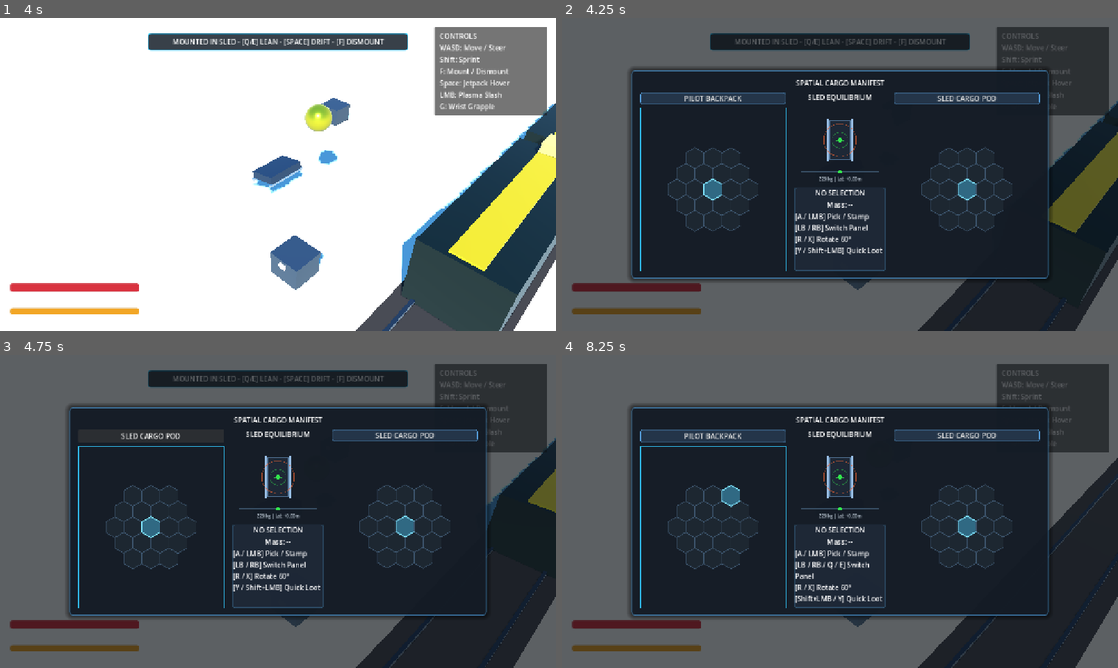
Above: before the commit, frames 1-4 (two rows, left to right).
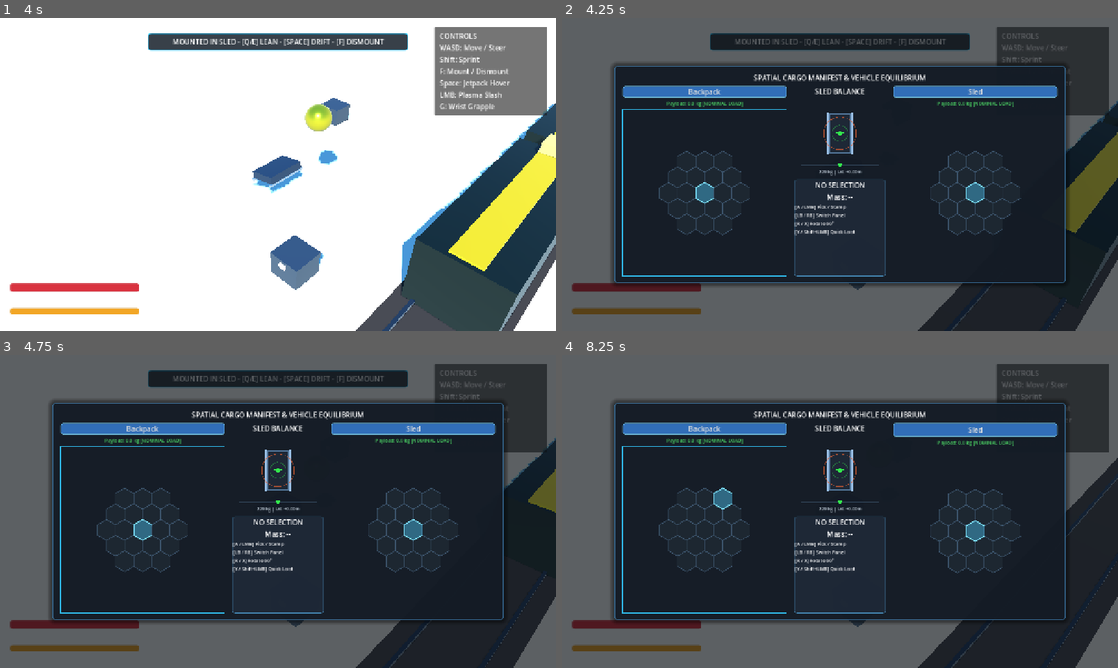
Above: after the commit, the same moments.

Repository: mcintalmo/drift
Game: Godot game, scene res://scenes/world/TrainHeistProvingGrounds.tscn
Same seed, same stepped clock (60 frames per second), same inputs: the game is played once before the commit and once after it. This scene is started directly instead of the project's main scene.
Inputs (mouse positions are in pixels of both pictures, inside the frame that each line leads up to):
- Up to frame 1 (4 s): tap Enter (ui_accept) at 0.5, 0.77, 3.77 s; move the mouse to (400, 158) at 0.52 s; hold E (pilot_lean_right) 0.53-1.25 s; hold Shift (sprint) 0.53-1.25 s; click (400, 158) at 0.67 s; drag from (166, 190) to (250, 237) at 1.27 s; move the mouse to (333, 105) at 2.02 s; hold E (pilot_lean_right) 2.03-2.75 s; hold F (pilot_mount_dismount) 2.03-2.75 s; click (333, 105) at 2.17 s; tap Shift (sprint) at 2.3 s; drag from (250, 237) to (111, 127) at 2.77 s; move the mouse to (444, 221) at 3.52 s; hold Q (pilot_lean_left) from 3.53 s (still down); hold Shift (sprint) from 3.53 s (still down); click (444, 221) at 3.67 s
- Up to frame 2 (4.25 s): keep holding Q (pilot_lean_left); keep holding Shift (sprint); tap Tab (pause_inventory) at 4.15 s
- Up to frame 3 (4.75 s): release Q (pilot_lean_left) at 4.25 s; release Shift (sprint) at 4.25 s; click (150, 436) at 4.25 s, where only the run before the commit has a clickable "PILOT BACKPACK"
- Up to frame 4 (8.25 s): click (712, 436) at 5 s, where only the run before the commit has a clickable "SLED CARGO POD"; click (712, 436) at 5.75 s, where only the run before the commit has a clickable "GROUND CRATE"; click (706, 430) at 6.5 s, where only the run after the commit has a clickable "Backpack"; click (973, 430) at 7.25 s, where only the run after the commit has a clickable "Sled"; drag from (712, 527) to (756, 433) at 8.02 s

Frame 1 is identical in both runs. In frame 2, 15% of the frame differs, in the area x 9-91%, y 14-86%; in frame 3, 15%; in frame 4, 15%.

Commit message:
Implement interactive tab bars with mutual exclusion, dynamic encumbrance, and live payload tiers

Diff:
--- a/scenes/ui/HexInventoryUI.tscn
+++ b/scenes/ui/HexInventoryUI.tscn
@@ -18,17 +18,25 @@
 shadow_color = Color(0, 0, 0, 0.5)
 shadow_size = 12
 
-[sub_resource type="StyleBoxFlat" id="StyleBoxFlat_tab_btn"]
-bg_color = Color(0.15, 0.22, 0.3, 0.9)
+[sub_resource type="StyleBoxFlat" id="StyleBoxFlat_tab_active"]
+bg_color = Color(0.2, 0.45, 0.75, 0.95)
+border_width_left = 1
+border_width_top = 1
+border_width_right = 1
+border_width_bottom = 2
+border_color = Color(0.5, 0.85, 1.0, 1.0)
+corner_radius_top_left = 4
+corner_radius_top_right = 4
+
+[sub_resource type="StyleBoxFlat" id="StyleBoxFlat_tab_inactive"]
+bg_color = Color(0.12, 0.16, 0.22, 0.8)
 border_width_left = 1
 border_width_top = 1
 border_width_right = 1
 border_width_bottom = 1
-border_color = Color(0.35, 0.65, 0.9, 0.8)
+border_color = Color(0.25, 0.35, 0.45, 0.6)
 corner_radius_top_left = 4
 corner_radius_top_right = 4
-corner_radius_bottom_right = 4
-corner_radius_bottom_left = 4
 
 [sub_resource type="StyleBoxFlat" id="StyleBoxFlat_tooltip"]
 bg_color = Color(0.12, 0.16, 0.22, 0.9)
@@ -70,10 +78,10 @@
 anchor_top = 0.5
 anchor_right = 0.5
 anchor_bottom = 0.5
-offset_left = -480.0
-offset_top = -240.0
-offset_right = 480.0
-offset_bottom = 240.0
+offset_left = -520.0
+offset_top = -250.0
+offset_right = 520.0
+offset_bottom = 250.0
 grow_horizontal = 2
 grow_vertical = 2
 theme_override_styles/panel = SubResource("StyleBoxFlat_modal_frame")
@@ -81,13 +89,13 @@
 [node name="MarginContainer" type="MarginContainer" parent="RootControl/PanelContainer"]
 layout_mode = 2
 theme_override_constants/margin_left = 18
-theme_override_constants/margin_top = 16
+theme_override_constants/margin_top = 14
 theme_override_constants/margin_right = 18
-theme_override_constants/margin_bottom = 16
+theme_override_constants/margin_bottom = 14
 
 [node name="VBoxContainer" type="VBoxContainer" parent="RootControl/PanelContainer/MarginContainer"]
 layout_mode = 2
-theme_override_constants/separation = 10
+theme_override_constants/separation = 8
 
 [node name="HeaderBar" type="HBoxContainer" parent="RootControl/PanelContainer/MarginContainer/VBoxContainer"]
 layout_mode = 2
@@ -96,28 +104,50 @@
 [node name="TitleLabel" type="Label" parent="RootControl/PanelContainer/MarginContainer/VBoxContainer/HeaderBar"]
 layout_mode = 2
 size_flags_horizontal = 3
-text = "SPATIAL CARGO MANIFEST"
+text = "SPATIAL CARGO MANIFEST & VEHICLE EQUILIBRIUM"
 horizontal_alignment = 1
 
 [node name="HBoxContainer" type="HBoxContainer" parent="RootControl/PanelContainer/MarginContainer/VBoxContainer"]
 layout_mode = 2
 size_flags_vertical = 3
-theme_override_constants/separation = 20
+theme_override_constants/separation = 18
 
 [node name="LeftContainer" type="VBoxContainer" parent="RootControl/PanelContainer/MarginContainer/VBoxContainer/HBoxContainer"]
 layout_mode = 2
 size_flags_horizontal = 3
-theme_override_constants/separation = 8
-
-[node name="Header" type="HBoxContainer" parent="RootControl/PanelContainer/MarginContainer/VBoxContainer/HBoxContainer/LeftContainer"]
-layout_mode = 2
-
-[node name="TabButton" type="Button" parent="RootControl/PanelContainer/MarginContainer/VBoxContainer/HBoxContainer/LeftContainer/Header"]
-custom_minimum_size = Vector2(0, 28)
-layout_mode = 2
-size_flags_horizontal = 3
-theme_override_styles/normal = SubResource("StyleBoxFlat_tab_btn")
-text = "GROUND CRATE [Q]"
+theme_override_constants/separation = 6
+
+[node name="LeftTabBar" type="HBoxContainer" parent="RootControl/PanelContainer/MarginContainer/VBoxContainer/HBoxContainer/LeftContainer"]
+layout_mode = 2
+theme_override_constants/separation = 4
+
+[node name="CrateTab" type="Button" parent="RootControl/PanelContainer/MarginContainer/VBoxContainer/HBoxContainer/LeftContainer/LeftTabBar"]
+custom_minimum_size = Vector2(0, 26)
+layout_mode = 2
+size_flags_horizontal = 3
+theme_override_styles/normal = SubResource("StyleBoxFlat_tab_active")
+text = "Crate"
+
+[node name="BackpackTab" type="Button" parent="RootControl/PanelContainer/MarginContainer/VBoxContainer/HBoxContainer/LeftContainer/LeftTabBar"]
+custom_minimum_size = Vector2(0, 26)
+layout_mode = 2
+size_flags_horizontal = 3
+theme_override_styles/normal = SubResource("StyleBoxFlat_tab_inactive")
+text = "Backpack"
+
+[node name="SledTab" type="Button" parent="RootControl/PanelContainer/MarginContainer/VBoxContainer/HBoxContainer/LeftContainer/LeftTabBar"]
+custom_minimum_size = Vector2(0, 26)
+layout_mode = 2
+size_flags_horizontal = 3
+theme_override_styles/normal = SubResource("StyleBoxFlat_tab_inactive")
+text = "Sled"
+
+[node name="LeftLoadLabel" type="Label" parent="RootControl/PanelContainer/MarginContainer/VBoxContainer/HBoxContainer/LeftContainer"]
+layout_mode = 2
+theme_override_colors/font_color = Color(0.3, 0.8, 0.4, 1)
+theme_override_font_sizes/font_size = 11
+text = "Payload: 0 kg [NOMINAL]"
+horizontal_alignment = 1
 
 [node name="HexGridControl" type="Control" parent="RootControl/PanelContainer/MarginContainer/VBoxContainer/HBoxContainer/LeftContainer"]
 layout_mode = 2
@@ -127,11 +157,11 @@
 [node name="CenterPanel" type="VBoxContainer" parent="RootControl/PanelContainer/MarginContainer/VBoxContainer/HBoxContainer"]
 custom_minimum_size = Vector2(210, 0)
 layout_mode = 2
-theme_override_constants/separation = 8
+theme_override_constants/separation = 6
 
 [node name="BalanceTitle" type="Label" parent="RootControl/PanelContainer/MarginContainer/VBoxContainer/HBoxContainer/CenterPanel"]
 layout_mode = 2
-text = "SLED EQUILIBRIUM"
+text = "SLED BALANCE"
 horizontal_alignment = 1
 
 [node name="COMVisualizerWidget" parent="RootControl/PanelContainer/MarginContainer/VBoxContainer/HBoxContainer/CenterPanel" instance=ExtResource("3_com")]
@@ -159,6 +189,7 @@
 [node name="ItemDescLabel" type="Label" parent="RootControl/PanelContainer/MarginContainer/VBoxContainer/HBoxContainer/CenterPanel/TooltipPanel/VBoxContainer"]
 layout_mode = 2
 size_flags_vertical = 3
+theme_override_font_sizes/font_size = 11
 text = "[A / LMB] Pick / Stamp
 [LB / RB] Switch Panel
 [R / X] Rotate 60°
@@ -168,17 +199,39 @@
 [node name="RightContainer" type="VBoxContainer" parent="RootControl/PanelContainer/MarginContainer/VBoxContainer/HBoxContainer"]
 layout_mode = 2
 size_flags_horizontal = 3
-theme_override_constants/separation = 8
-
-[node name="Header" type="HBoxContainer" parent="RootControl/PanelContainer/MarginContainer/VBoxContainer/HBoxContainer/RightContainer"]
-layout_mode = 2
-
-[node name="TabButton" type="Button" parent="RootControl/PanelContainer/MarginContainer/VBoxContainer/HBoxContainer/RightContainer/Header"]
-custom_minimum_size = Vector2(0, 28)
-layout_mode = 2
-size_flags_horizontal = 3
-theme_override_styles/normal = SubResource("StyleBoxFlat_tab_btn")
-text = "SLED CARGO POD [E]"
+theme_override_constants/separation = 6
+
+[node name="RightTabBar" type="HBoxContainer" parent="RootControl/PanelContainer/MarginContainer/VBoxContainer/HBoxContainer/RightContainer"]
+layout_mode = 2
+theme_override_constants/separation = 4
+
+[node name="CrateTab" type="Button" parent="RootControl/PanelContainer/MarginContainer/VBoxContainer/HBoxContainer/RightContainer/RightTabBar"]
+custom_minimum_size = Vector2(0, 26)
+layout_mode = 2
+size_flags_horizontal = 3
+theme_override_styles/normal = SubResource("StyleBoxFlat_tab_inactive")
+text = "Crate"
+
+[node name="BackpackTab" type="Button" parent="RootControl/PanelContainer/MarginContainer/VBoxContainer/HBoxContainer/RightContainer/RightTabBar"]
+custom_minimum_size = Vector2(0, 26)
+layout_mode = 2
+size_flags_horizontal = 3
+theme_override_styles/normal = SubResource("StyleBoxFlat_tab_inactive")
+text = "Backpack"
+
+[node name="SledTab" type="Button" parent="RootControl/PanelContainer/MarginContainer/VBoxContainer/HBoxContainer/RightContainer/RightTabBar"]
+custom_minimum_size = Vector2(0, 26)
+layout_mode = 2
+size_flags_horizontal = 3
+theme_override_styles/normal = SubResource("StyleBoxFlat_tab_active")
+text = "Sled"
+
+[node name="RightLoadLabel" type="Label" parent="RootControl/PanelContainer/MarginContainer/VBoxContainer/HBoxContainer/RightContainer"]
+layout_mode = 2
+theme_override_colors/font_color = Color(0.3, 0.8, 0.4, 1)
+theme_override_font_sizes/font_size = 11
+text = "Payload: 0 kg [NOMINAL]"
+horizontal_alignment = 1
 
 [node name="HexGridControl" type="Control" parent="RootControl/PanelContainer/MarginContainer/VBoxContainer/HBoxContainer/RightContainer"]
 layout_mode = 2
--- a/scripts/components/hex_inventory_component.gd
+++ b/scripts/components/hex_inventory_component.gd
@@ -27,16 +27,12 @@
 		container_mount = ContainerMountData.new()
 
 ## Checks if an item can be placed at a root axial coordinate with a given rotation
+## Note: Hard weight rejection is removed in favor of dynamic encumbrance physics!
 func can_place_item(item: HexItemData, root_coord: Vector2i, rotation_step: int = 0) -> bool:
 	if not item:
 		return false
 	if not container_mount:
 		container_mount = ContainerMountData.new()
-
-	# Check weight capacity
-	var prospective_mass: float = get_total_items_mass() + item.mass_kg
-	if prospective_mass > container_mount.max_weight_capacity_kg:
-		return false
 
 	var footprint: Array[Vector2i] = item.get_rotated_footprint(rotation_step)
 	for offset: Vector2i in footprint:
@@ -117,6 +113,19 @@
 	var tare: float = container_mount.tare_mass_kg if container_mount else 0.0
 	return tare + get_total_items_mass()
 
+## Returns encumbrance status ratio (1.0 = nominal rating)
+func get_encumbrance_ratio() -> float:
+	var nominal_cap: float = container_mount.max_weight_capacity_kg if container_mount else 100.0
+	return get_total_items_mass() / maxf(1.0, nominal_cap)
+
+func get_encumbrance_tier() -> StringName:
+	var ratio: float = get_encumbrance_ratio()
+	if ratio > 1.8:
+		return &"overburdened"
+	elif ratio > 1.0:
+		return &"encumbered"
+	return &"nominal"
+
 ## Converts an axial hex coordinate (q, r) to 2D Cartesian offset (X=right, Y=fore/aft)
 func axial_to_cartesian(coord: Vector2i) -> Vector2:
 	var x: float = hex_cell_size_m * (SQRT_3 * coord.x + (SQRT_3 / 2.0) * coord.y)
--- a/scripts/state_machine/pilot_states/pilot_walking_state.gd
+++ b/scripts/state_machine/pilot_states/pilot_walking_state.gd
@@ -26,11 +26,23 @@
 	if Input.is_action_just_pressed(&"pilot_melee_breach") and weapon_socket:
 		weapon_socket.trigger_attack()
 
+	# Calculate dynamic backpack encumbrance
+	var backpack_mass: float = 0.0
+	var backpack: HexInventoryComponent = pilot.get_node_or_null("BackpackInventoryComponent") as HexInventoryComponent
+	if backpack:
+		backpack_mass = backpack.get_total_items_mass()
+
+	var base_walk_speed: float = 6.0
+	if backpack_mass > 30.0:
+		var extra_mass: float = backpack_mass - 30.0
+		base_walk_speed = maxf(2.2, base_walk_speed - (extra_mass * 0.045))
+
+	var move_speed: float = base_walk_speed
+	# Sprint allowed only if not overburdened (< 65kg backpack)
+	if Input.is_action_pressed(&"sprint") and backpack_mass < 65.0:
+		move_speed = base_walk_speed * 1.6
+
 	var input_dir: Vector2 = Input.get_vector(&"steer_left", &"steer_right", &"brake_reverse", &"accelerate")
-	var move_speed: float = 6.5
-	if Input.is_action_pressed(&"sprint"):
-		move_speed = 10.5
-
 	var move_vec: Vector3 = Vector3.ZERO
 	if input_dir.length() > 0.05:
 		var cam: Camera3D = pilot.get_viewport().get_camera_3d() if (pilot.is_inside_tree() and pilot.get_viewport()) else null
@@ -56,7 +68,6 @@
 		pilot.velocity.y -= 9.81 * delta
 	else:
 		pilot.velocity.y = 0.0
-		# Recharge jetpack while grounded
 		if jetpack:
 			jetpack.process_jetpack(delta, false, true, Vector3.ZERO)
 
--- a/scripts/ui/hex_inventory_ui.gd
+++ b/scripts/ui/hex_inventory_ui.gd
@@ -4,9 +4,9 @@
 const GlobalEvents = preload("res://scripts/autoloads/global_events.gd")
 
 enum ContainerType {
-	GROUND_CRATE,
-	PILOT_BACKPACK,
-	SLED_CARGO_POD
+	GROUND_CRATE = 0,
+	PILOT_BACKPACK = 1,
+	SLED_CARGO_POD = 2
 }
 
 @export var is_open: bool = false
@@ -26,11 +26,24 @@
 var source_inv_for_drag: HexInventoryComponent = null
 var source_slot_for_drag: Vector2i = Vector2i(-999, -999)
 
+# Tab Styles
+var active_tab_style: StyleBoxFlat
+var inactive_tab_style: StyleBoxFlat
+
 @onready var root_control: Control = $RootControl
 @onready var left_grid_control: HexGridControl = $RootControl/PanelContainer/MarginContainer/VBoxContainer/HBoxContainer/LeftContainer/HexGridControl
 @onready var right_grid_control: HexGridControl = $RootControl/PanelContainer/MarginContainer/VBoxContainer/HBoxContainer/RightContainer/HexGridControl
-@onready var left_tab_btn: Button = $RootControl/PanelContainer/MarginContainer/VBoxContainer/HBoxContainer/LeftContainer/Header/TabButton
-@onready var right_tab_btn: Button = $RootControl/PanelContainer/MarginContainer/VBoxContainer/HBoxContainer/RightContainer/Header/TabButton
+@onready var left_load_label: Label = $RootControl/PanelContainer/MarginContainer/VBoxContainer/HBoxContainer/LeftContainer/LeftLoadLabel
+@onready var right_load_label: Label = $RootControl/PanelContainer/MarginContainer/VBoxContainer/HBoxContainer/RightContainer/RightLoadLabel
+
+@onready var left_crate_tab: Button = $RootControl/PanelContainer/MarginContainer/VBoxContainer/HBoxContainer/LeftContainer/LeftTabBar/CrateTab
+@onready var left_backpack_tab: Button = $RootControl/PanelContainer/MarginContainer/VBoxContainer/HBoxContainer/LeftContainer/LeftTabBar/BackpackTab
+@onready var left_sled_tab: Button = $RootControl/PanelContainer/MarginContainer/VBoxContainer/HBoxContainer/LeftContainer/LeftTabBar/SledTab
+
+@onready var right_crate_tab: Button = $RootControl/PanelContainer/MarginContainer/VBoxContainer/HBoxContainer/RightContainer/RightTabBar/CrateTab
+@onready var right_backpack_tab: Button = $RootControl/PanelContainer/MarginContainer/VBoxContainer/HBoxContainer/RightContainer/RightTabBar/BackpackTab
+@onready var right_sled_tab: Button = $RootControl/PanelContainer/MarginContainer/VBoxContainer/HBoxContainer/RightContainer/RightTabBar/SledTab
+
 @onready var com_widget: COMVisualizerWidget = $RootControl/PanelContainer/MarginContainer/VBoxContainer/HBoxContainer/CenterPanel/COMVisualizerWidget
 @onready var tooltip_name: Label = $RootControl/PanelContainer/MarginContainer/VBoxContainer/HBoxContainer/CenterPanel/TooltipPanel/VBoxContainer/ItemNameLabel
 @onready var tooltip_mass: Label = $RootControl/PanelContainer/MarginContainer/VBoxContainer/HBoxContainer/CenterPanel/TooltipPanel/VBoxContainer/ItemMassLabel
@@ -39,15 +52,41 @@
 
 func _ready() -> void:
 	root_control.visible = is_open
+	_init_tab_styles()
 	_setup_grid_listeners(left_grid_control)
 	_setup_grid_listeners(right_grid_control)
 	if floating_cursor_ghost:
 		floating_cursor_ghost.draw.connect(_on_draw_floating_ghost)
 
-	if left_tab_btn:
-		left_tab_btn.pressed.connect(_cycle_left_container)
-	if right_tab_btn:
-		right_tab_btn.pressed.connect(_cycle_right_container)
+	# Left tab signals
+	if left_crate_tab:
+		left_crate_tab.pressed.connect(func() -> void: _set_left_container(ContainerType.GROUND_CRATE))
+	if left_backpack_tab:
+		left_backpack_tab.pressed.connect(func() -> void: _set_left_container(ContainerType.PILOT_BACKPACK))
+	if left_sled_tab:
+		left_sled_tab.pressed.connect(func() -> void: _set_left_container(ContainerType.SLED_CARGO_POD))
+
+	# Right tab signals
+	if right_crate_tab:
+		right_crate_tab.pressed.connect(func() -> void: _set_right_container(ContainerType.GROUND_CRATE))
+	if right_backpack_tab:
+		right_backpack_tab.pressed.connect(func() -> void: _set_right_container(ContainerType.PILOT_BACKPACK))
+	if right_sled_tab:
+		right_sled_tab.pressed.connect(func() -> void: _set_right_container(ContainerType.SLED_CARGO_POD))
+
+func _init_tab_styles() -> void:
+	active_tab_style = StyleBoxFlat.new()
+	active_tab_style.bg_color = Color(0.2, 0.45, 0.75, 0.95)
+	active_tab_style.border_color = Color(0.5, 0.85, 1.0, 1.0)
+	active_tab_style.set_border_width_all(1)
+	active_tab_style.border_width_bottom = 2
+	active_tab_style.set_corner_radius_all(4)
+
+	inactive_tab_style = StyleBoxFlat.new()
+	inactive_tab_style.bg_color = Color(0.12, 0.16, 0.22, 0.8)
+	inactive_tab_style.border_color = Color(0.25, 0.35, 0.45, 0.6)
+	inactive_tab_style.set_border_width_all(1)
+	inactive_tab_style.set_corner_radius_all(4)
 
 func _process(_delta: float) -> void:
 	if is_open and held_item and floating_cursor_ghost:
@@ -94,7 +133,6 @@
 
 	if button == MOUSE_BUTTON_LEFT:
 		if held_item:
-			# Target cell or hovered fallback
 			var target_cell: Vector2i = cell
 			if not grid.grid_inventory.can_place_item(held_item, target_cell, held_rotation_step):
 				if grid.grid_inventory.can_place_item(held_item, grid.hovered_cell, held_rotation_step):
@@ -132,7 +170,6 @@
 		elif event.is_action_pressed(&"pilot_lean_left") or (event is InputEventKey and event.pressed and event.physical_keycode == KEY_TAB):
 			active_focus_panel = 1 - active_focus_panel
 			_update_panel_focus()
-			# Update preview on the newly focused grid
 			var active_grid: HexGridControl = left_grid_control if active_focus_panel == 0 else right_grid_control
 			if held_item and active_grid and active_grid.grid_inventory:
 				var is_valid: bool = active_grid.grid_inventory.can_place_item(held_item, active_grid.cursor_cell, held_rotation_step)
@@ -141,10 +178,10 @@
 func open_contextual_inventory() -> void:
 	_discover_scene_inventories()
 
-	# Determine smart default panels
+	# Determine smart default panels with mutual exclusion
 	if crate_inventory:
 		left_container_type = ContainerType.GROUND_CRATE
-		right_container_type = ContainerType.SLED_CARGO_POD if sled_inventory else ContainerType.PILOT_BACKPACK
+		right_container_type = ContainerType.PILOT_BACKPACK if backpack_inventory else ContainerType.SLED_CARGO_POD
 	else:
 		left_container_type = ContainerType.PILOT_BACKPACK
 		right_container_type = ContainerType.SLED_CARGO_POD
@@ -177,7 +214,6 @@
 	if pilot:
 		backpack_inventory = pilot.get_node_or_null("BackpackInventoryComponent") as HexInventoryComponent
 
-		# Find nearest crate within 4.5m
 		var all_crates: Array[Node] = get_tree().root.find_children("*Crate*", "GroundCrate", true, false)
 		for c: Node in all_crates:
 			if c is Node3D and is_instance_valid(c):
@@ -189,18 +225,81 @@
 	if not sled_nodes.is_empty() and is_instance_valid(sled_nodes[0]):
 		sled_inventory = sled_nodes[0].get_node_or_null("CenterOfMassComponent/CargoPodInventory") as HexInventoryComponent
 
+## Mutual exclusion setter for Left container
+func _set_left_container(type: ContainerType) -> void:
+	left_container_type = type
+	# If right panel currently has the same type, auto-shift right panel to an available alternate
+	if right_container_type == left_container_type:
+		for alt: int in [ContainerType.SLED_CARGO_POD, ContainerType.PILOT_BACKPACK, ContainerType.GROUND_CRATE]:
+			if alt != int(left_container_type):
+				right_container_type = alt as ContainerType
+				break
+	_refresh_container_panels()
+
+## Mutual exclusion setter for Right container
+func _set_right_container(type: ContainerType) -> void:
+	right_container_type = type
+	# If left panel currently has the same type, auto-shift left panel to an available alternate
+	if left_container_type == right_container_type:
+		for alt: int in [ContainerType.GROUND_CRATE, ContainerType.PILOT_BACKPACK, ContainerType.SLED_CARGO_POD]:
+			if alt != int(right_container_type):
+				left_container_type = alt as ContainerType
+				break
+	_refresh_container_panels()
+
 func _refresh_container_panels() -> void:
-	# Left container binding
+	# 1. Bind left container
 	var left_inv: HexInventoryComponent = _get_inventory_by_type(left_container_type)
 	left_grid_control.set_inventory(left_inv)
-	if left_tab_btn:
-		left_tab_btn.text = _get_type_title(left_container_type)
-
-	# Right container binding
+	_update_load_label(left_load_label, left_inv, left_container_type)
+
+	# 2. Bind right container
 	var right_inv: HexInventoryComponent = _get_inventory_by_type(right_container_type)
 	right_grid_control.set_inventory(right_inv)
-	if right_tab_btn:
-		right_tab_btn.text = _get_type_title(right_container_type)
+	_update_load_label(right_load_label, right_inv, right_container_type)
+
+	# 3. Update tab visual states & mutual exclusion visibility/disabled state
+	_update_tab_buttons()
+
+func _update_tab_buttons() -> void:
+	# Left tab styling
+	_apply_tab_style(left_crate_tab, left_container_type == ContainerType.GROUND_CRATE, crate_inventory != null and right_container_type != ContainerType.GROUND_CRATE)
+	_apply_tab_style(left_backpack_tab, left_container_type == ContainerType.PILOT_BACKPACK, backpack_inventory != null and right_container_type != ContainerType.PILOT_BACKPACK)
+	_apply_tab_style(left_sled_tab, left_container_type == ContainerType.SLED_CARGO_POD, sled_inventory != null and right_container_type != ContainerType.SLED_CARGO_POD)
+
+	# Right tab styling
+	_apply_tab_style(right_crate_tab, right_container_type == ContainerType.GROUND_CRATE, crate_inventory != null and left_container_type != ContainerType.GROUND_CRATE)
+	_apply_tab_style(right_backpack_tab, right_container_type == ContainerType.PILOT_BACKPACK, backpack_inventory != null and left_container_type != ContainerType.PILOT_BACKPACK)
+	_apply_tab_style(right_sled_tab, right_container_type == ContainerType.SLED_CARGO_POD, sled_inventory != null and left_container_type != ContainerType.SLED_CARGO_POD)
+
+func _apply_tab_style(btn: Button, is_active: bool, is_available: bool) -> void:
+	if not btn:
+		return
+	btn.visible = is_available or is_active
+	btn.disabled = not is_available and not is_active
+	btn.add_theme_stylebox_override(&"normal", active_tab_style if is_active else inactive_tab_style)
+
+func _update_load_label(lbl: Label, inv: HexInventoryComponent, type: ContainerType) -> void:
+	if not lbl:
+		return
+	if not inv:
+		lbl.text = "NO CONTAINER ATTACHED"
+		lbl.add_theme_color_override(&"font_color", Color(0.6, 0.6, 0.6, 0.8))
+		return
+
+	var mass: float = inv.get_total_items_mass()
+	var tier: StringName = inv.get_encumbrance_tier()
+
+	match tier:
+		&"overburdened":
+			lbl.text = "Payload: %.1f kg [OVERBURDENED - High Tipping Risk]" % mass
+			lbl.add_theme_color_override(&"font_color", Color(1.0, 0.25, 0.2, 1.0))
+		&"encumbered":
+			lbl.text = "Payload: %.1f kg [HEAVY LOAD - Reduced Agility]" % mass
+			lbl.add_theme_color_override(&"font_color", Color(1.0, 0.75, 0.2, 1.0))
+		_:
+			lbl.text = "Payload: %.1f kg [NOMINAL LOAD]" % mass
+			lbl.add_theme_color_override(&"font_color", Color(0.3, 0.85, 0.4, 1.0))
 
 func _get_inventory_by_type(type: ContainerType) -> HexInventoryComponent:
 	match type:
@@ -208,21 +307,6 @@
 		ContainerType.PILOT_BACKPACK: return backpack_inventory
 		ContainerType.SLED_CARGO_POD: return sled_inventory
 	return null
-
-func _get_type_title(type: ContainerType) -> String:
-	match type:
-		ContainerType.GROUND_CRATE: return "GROUND CRATE"
-		ContainerType.PILOT_BACKPACK: return "PILOT BACKPACK"
-		ContainerType.SLED_CARGO_POD: return "SLED CARGO POD"
-	return "CONTAINER"
-
-func _cycle_left_container() -> void:
-	left_container_type = (left_container_type + 1) % 3 as ContainerType
-	_refresh_container_panels()
-
-func _cycle_right_container() -> void:
-	right_container_type = (right_container_type + 1) % 3 as ContainerType
-	_refresh_container_panels()
 
 func _update_panel_focus() -> void:
 	left_grid_control.is_active_focus = (active_focus_panel == 0)
@@ -238,6 +322,7 @@
 	source_inv.remove_item(item)
 	left_grid_control.queue_redraw()
 	right_grid_control.queue_redraw()
+	_refresh_container_panels()
 	_update_tooltip(held_item)
 
 func _rotate_held_item() -> void:
@@ -264,6 +349,7 @@
 		right_grid_control.clear_custom_drag_preview()
 		left_grid_control.queue_redraw()
 		right_grid_control.queue_redraw()
+		_refresh_container_panels()
 		if floating_cursor_ghost:
 			floating_cursor_ghost.queue_redraw()
 		_update_tooltip(null)
@@ -288,6 +374,7 @@
 				destination.place_item(item, slot, rot)
 				left_grid_control.queue_redraw()
 				right_grid_control.queue_redraw()
+				_refresh_container_panels()
 				_update_tooltip(null)
 				return
 
@@ -300,6 +387,7 @@
 	right_grid_control.clear_custom_drag_preview()
 	left_grid_control.queue_redraw()
 	right_grid_control.queue_redraw()
+	_refresh_container_panels()
 	if floating_cursor_ghost:
 		floating_cursor_ghost.queue_redraw()
 	_update_tooltip(null)
@@ -312,4 +400,4 @@
 	else:
 		tooltip_name.text = "NO SELECTION"
 		tooltip_mass.text = "Mass: --"
-		tooltip_desc.text = "[A / LMB] Pick / Stamp\n[LB / RB / Q / E] Switch Panel\n[R / X] Rotate 60°\n[Shift+LMB / Y] Quick Loot"
+		tooltip_desc.text = "[A / LMB] Pick / Stamp\n[LB / RB] Switch Panel\n[R / X] Rotate 60°\n[Y / Shift+LMB] Quick Loot"
Not shown: 1 places in scenes/ui/HexInventoryUI.tscn that only renumber resources
